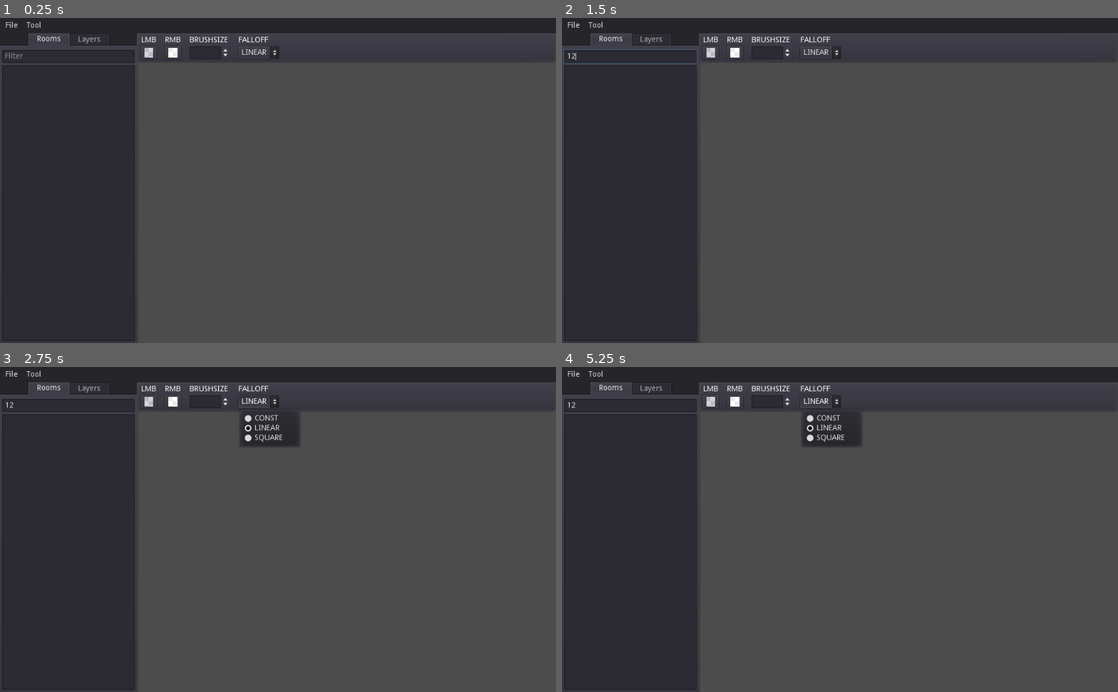
Above: before the commit, frames 1-4 (two rows, left to right).
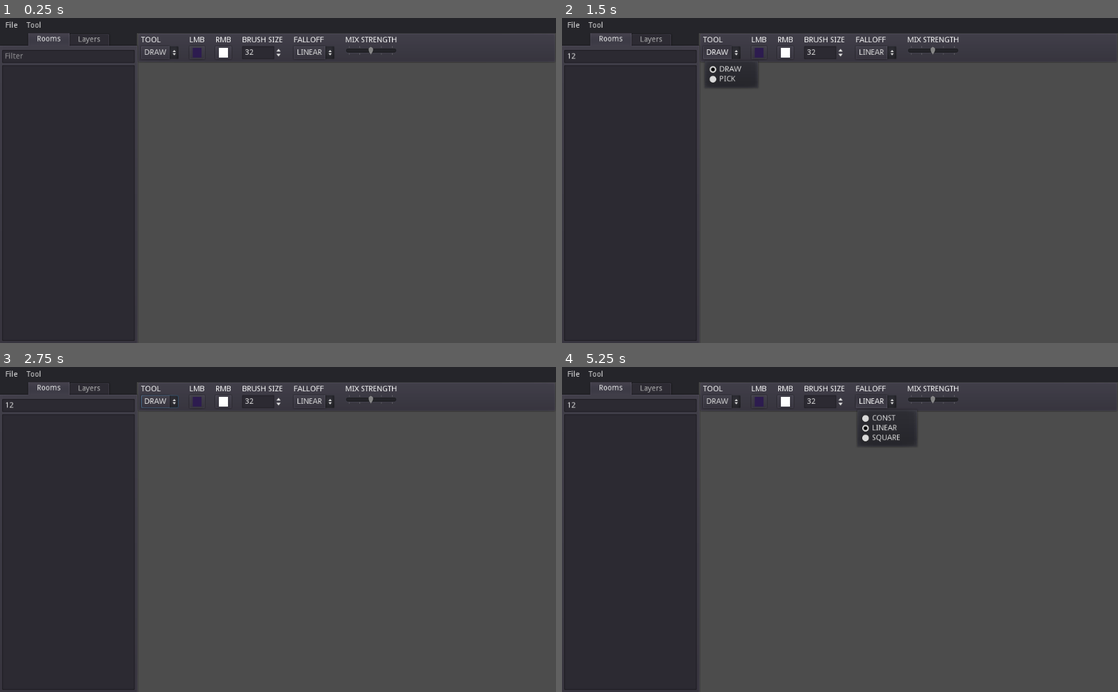
Above: after the commit, the same moments.

Repository: taedixon/vedge-godot-tool
Game: Godot game, scene res://ui/ui_main.tscn
Same seed, same stepped clock (60 frames per second), same inputs: the game is played once before the commit and once after it. The engine's default icon, where the game draws it, is replaced by a stand-in: a white triangle on a blue panel in a dark square.
Inputs (mouse positions are in pixels of both pictures, inside the frame that each line leads up to):
- Up to frame 1 (0.25 s): no input
- Up to frame 2 (1.5 s): click (628, 57) at 0.52 s; type "12" at 0.6 s; click (723, 53) at 1.25 s, where only the run after the commit has a clickable "DRAW"
- Up to frame 3 (2.75 s): click "LINEAR" at 2 s
- Up to frame 4 (5.25 s): click "File" at 2.75 s; click "Tool" at 3.5 s; click (723, 402) at 4.25 s, where only the run after the commit has a clickable "DRAW"; click "LINEAR" at 5 s

The runs differ from the first frame. In frame 1, 0.9% of the frame differs, in the area x 25-72%, y 5-13%; in frame 2, 1.7%; in frame 3, 1.9%; in frame 4, 2.8%, in the area x 25-72%, y 5-25%.
Error in both runs: Invalid type in function 'open' in base '_File'. Cannot convert argument 1 from Nil to String. (res://util/GmsAssetCache.gd:98)

Commit message:
refining control

Diff:
--- a/project.godot
+++ b/project.godot
@@ -56,22 +56,22 @@
 
 scroll_left={
 "deadzone": 0.5,
-"events": [ Object(InputEventKey,"resource_local_to_scene":false,"resource_name":"","device":0,"alt":false,"shift":false,"control":false,"meta":false,"command":false,"pressed":false,"scancode":65,"physical_scancode":0,"unicode":0,"echo":false,"script":null)
+"events": [ Object(InputEventKey,"resource_local_to_scene":false,"resource_name":"","device":0,"alt":false,"shift":false,"control":false,"meta":false,"command":false,"pressed":false,"scancode":65,"unicode":0,"echo":false,"script":null)
  ]
 }
 scroll_up={
 "deadzone": 0.5,
-"events": [ Object(InputEventKey,"resource_local_to_scene":false,"resource_name":"","device":0,"alt":false,"shift":false,"control":false,"meta":false,"command":false,"pressed":false,"scancode":87,"physical_scancode":0,"unicode":0,"echo":false,"script":null)
+"events": [ Object(InputEventKey,"resource_local_to_scene":false,"resource_name":"","device":0,"alt":false,"shift":false,"control":false,"meta":false,"command":false,"pressed":false,"scancode":87,"unicode":0,"echo":false,"script":null)
  ]
 }
 scroll_right={
 "deadzone": 0.5,
-"events": [ Object(InputEventKey,"resource_local_to_scene":false,"resource_name":"","device":0,"alt":false,"shift":false,"control":false,"meta":false,"command":false,"pressed":false,"scancode":68,"physical_scancode":0,"unicode":0,"echo":false,"script":null)
+"events": [ Object(InputEventKey,"resource_local_to_scene":false,"resource_name":"","device":0,"alt":false,"shift":false,"control":false,"meta":false,"command":false,"pressed":false,"scancode":68,"unicode":0,"echo":false,"script":null)
  ]
 }
 scroll_down={
 "deadzone": 0.5,
-"events": [ Object(InputEventKey,"resource_local_to_scene":false,"resource_name":"","device":0,"alt":false,"shift":false,"control":false,"meta":false,"command":false,"pressed":false,"scancode":83,"physical_scancode":0,"unicode":0,"echo":false,"script":null)
+"events": [ Object(InputEventKey,"resource_local_to_scene":false,"resource_name":"","device":0,"alt":false,"shift":false,"control":false,"meta":false,"command":false,"pressed":false,"scancode":83,"unicode":0,"echo":false,"script":null)
  ]
 }
 map_zoom_in={
--- a/scenes/gms_map.gd
+++ b/scenes/gms_map.gd
@@ -114,6 +114,9 @@
 func _draw():
 	draw_rect(bounds, Color.cyan, false)
 
+func layer_editable():
+	return active_layer != null && active_layer.visible
+
 func set_active_layer(layer):
 	active_layer = null
 	for node in layers_root.get_children():
@@ -122,9 +125,13 @@
 			break;
 
 func add_stroke_point(mb, params):
-	if active_layer:
+	if layer_editable():
 		active_layer.add_stroke_point(mb, get_local_mouse_position(), params)
 
-func end_stroke(params):
-	if active_layer:
-		active_layer.end_stroke(params)
+func end_stroke():
+	if layer_editable():
+		active_layer.end_stroke()
+
+func get_picked_colour():
+	if layer_editable():
+		return active_layer.get_colour(get_local_mouse_position())
--- a/scenes/light_editor.tscn
+++ b/scenes/light_editor.tscn
@@ -81,6 +81,7 @@
 [node name="light_toolbar" parent="." instance=ExtResource( 3 )]
 margin_left = 253.0
 
+[connection signal="colour_picked" from="map_container" to="light_toolbar" method="on_colour_pick"]
 [connection signal="focus_entered" from="map_container" to="map_container" method="on_focus_gain"]
 [connection signal="focus_exited" from="map_container" to="map_container" method="on_focus_loss"]
 [connection signal="mouse_entered" from="map_container" to="map_container" method="on_mouse_enter"]
--- a/scenes/light_layer.gd
+++ b/scenes/light_layer.gd
@@ -143,17 +143,16 @@
 		for ty in range(ymin, ymax+1):
 			var strength
 			var tilecoord = Vector2(tx*16, ty*16)
+			var exponent
 			match params.falloff:
 				"CONST":
-					if point.distance_to(tilecoord) <= params.radius:
-						strength = 1
-					else:
-						strength = 0
+					exponent = 0
 				"LINEAR":
-					strength = 1.0-(point.distance_to(tilecoord)/params.radius)
+					exponent = 1
 				"SQUARE":
-					strength = pow(1.0 - (point.distance_to(tilecoord)/params.radius), 2.0)
-			strength *= current_stroke.colour.a
+					exponent = 2
+			strength = pow(max(0, 1.0 - (point.distance_to(tilecoord)/params.radius)), exponent)
+			strength *= params.mix_amount
 			if strength > 0:
 				var encode = encode_pair(tx, ty)
 				if encode in current_stroke.points:
@@ -163,9 +162,9 @@
 					current_stroke.points[encode] = strength
 
 	if current_stroke.count > 12:
-		end_stroke(params)
+		end_stroke()
 
-func end_stroke(params):
+func end_stroke():
 	if !current_stroke:
 		return
 	var drawcol = current_stroke.colour
@@ -179,9 +178,14 @@
 	build_mesh()
 	current_stroke = null
 
-
 func encode_pair(x, y):
 	return x*10000 + y
 
 func decode_pair(n):
 	return [floor(n/10000), n % 10000]
+
+func get_colour(mousepos):
+	var x = clamp(floor(mousepos.x/16), 0, tile_w-1)
+	var y = clamp(floor(mousepos.y/16), 0, tile_h-1)
+	var col_idx = _p(x, y)
+	return colour_data[col_idx]
--- a/scenes/light_layer.tscn
+++ b/scenes/light_layer.tscn
@@ -8,3 +8,4 @@
 [node name="mesh" type="MeshInstance2D" parent="."]
 
 [node name="points" type="MeshInstance2D" parent="."]
+visible = false
--- a/scenes/map_container.gd
+++ b/scenes/map_container.gd
@@ -1,4 +1,6 @@
 extends Control
+
+signal colour_picked(mousebutton, colour)
 
 
 # Declare member variables here. Examples:
@@ -7,10 +9,12 @@
 var last_mouse_pos = Vector2()
 var mouse_travel = 0
 var draw_param = {
+	"tool": "DRAW",
 	"radius": 32,
 	"col_lmb": Color.maroon,
 	"col_rmb": Color.darkslateblue,
-	"falloff": "SQUARE"
+	"falloff": "SQUARE",
+	"mix": 0.5,
 }
 
 # Called when the node enters the scene tree for the first time.
@@ -59,13 +63,21 @@
 		mb = BUTTON_LEFT
 	elif (Input.get_mouse_button_mask() & BUTTON_MASK_RIGHT) != 0:
 		mb = BUTTON_RIGHT
-	if mb != 0:
-		if mouse_travel > 2:
-			map.add_stroke_point(mb, draw_param)
-			mouse_travel = 0
-	else:
-		mouse_travel = 0
-		map.end_stroke(draw_param)
+
+	match draw_param.tool:
+		"DRAW":
+			if mb != 0:
+				if mouse_travel > 2:
+					map.add_stroke_point(mb, draw_param)
+					mouse_travel = 0
+			else:
+				mouse_travel = 0
+				map.end_stroke()
+		"PICK":
+			if mb != 0:
+				var col = map.get_picked_colour()
+				if col:
+					emit_signal("colour_picked", mb, col)
 
 func on_focus_loss():
 	update()
@@ -76,11 +88,25 @@
 func _draw():
 	if has_focus():
 		draw_rect(Rect2(0, 0, rect_size.x, rect_size.y), Color.wheat, false)
-		draw_arc(last_mouse_pos, draw_param.radius * map.scale.x, 0, 2*PI, 16, Color.magenta)
+		if map.layer_editable():
+			match draw_param.tool:
+				"DRAW":
+					draw_arc(last_mouse_pos, draw_param.radius * map.scale.x, 0, 2*PI, 16, Color.magenta)
+				"PICK":
+					var drawcol = map.get_picked_colour()
+					if !drawcol:
+						drawcol = Color.black
+					draw_circle(last_mouse_pos, 6, drawcol)
+		else:
+			var offsetA = Vector2(8, 8)
+			var offsetB = Vector2(-8, 8)
+			draw_line(last_mouse_pos + offsetA, last_mouse_pos - offsetA, Color.red, 2)
+			draw_line(last_mouse_pos + offsetB, last_mouse_pos - offsetB, Color.red, 2)
+
 
 func on_mouse_exit():
 	release_focus()
-	map.end_stroke(draw_param)
+	map.end_stroke()
 
 func on_mouse_enter():
 	grab_focus()
--- a/ui/light_toolbar.gd
+++ b/ui/light_toolbar.gd
@@ -6,12 +6,15 @@
 onready var input_col_rmb = $GridContainer/col_rmb
 onready var input_radius = $GridContainer/radius_select
 onready var input_falloff = $GridContainer/falloff_select
+onready var input_tool = $GridContainer/tool_select
 
 var draw_param = {
+	"tool": "DRAW",
 	"radius": 32,
 	"col_lmb": Color.maroon,
 	"col_rmb": Color.darkslateblue,
-	"falloff": "SQUARE"
+	"falloff": "SQUARE",
+	"mix_amount": 0.5,
 }
 
 func _ready():
@@ -19,6 +22,20 @@
 	draw_param.col_lmb = input_col_lmb.color
 	draw_param.col_rmb = input_col_rmb.color
 	draw_param.falloff = input_falloff.get_item_text(input_falloff.get_selected_id())
+	emit_signal("draw_param_changed", draw_param)
+
+func on_colour_pick(mousebutton, col):
+	col.a = 1
+	if mousebutton == BUTTON_LEFT:
+		input_col_lmb.color = col
+		draw_param.col_lmb = col
+	else:
+		input_col_rmb.color = col
+		draw_param.col_rmb = col
+	emit_signal("draw_param_changed", draw_param)
+
+func on_tool_change(idx):
+	draw_param.tool = input_tool.get_item_text(idx)
 	emit_signal("draw_param_changed", draw_param)
 
 func on_col_lmb_change(col):
@@ -36,3 +53,7 @@
 func on_falloff_change(idx):
 	draw_param.falloff = input_falloff.get_item_text(idx)
 	emit_signal("draw_param_changed", draw_param)
+
+func on_mix_change(mix):
+	draw_param.mix_amount = mix
+	emit_signal("draw_param_changed", draw_param)
--- a/ui/light_toolbar.tscn
+++ b/ui/light_toolbar.tscn
@@ -15,49 +15,72 @@
 margin_top = 7.0
 margin_right = 1017.0
 margin_bottom = 49.0
-custom_constants/hseparation = 16
-columns = 4
+custom_constants/hseparation = 20
+columns = 6
+
+[node name="label_tool" type="Label" parent="GridContainer"]
+margin_right = 69.0
+margin_bottom = 14.0
+text = "TOOL"
 
 [node name="label_col_lmb" type="Label" parent="GridContainer"]
-margin_right = 28.0
+margin_left = 89.0
+margin_right = 117.0
 margin_bottom = 14.0
 text = "LMB"
 
 [node name="label_col_rmb" type="Label" parent="GridContainer"]
-margin_left = 44.0
-margin_right = 73.0
+margin_left = 137.0
+margin_right = 166.0
 margin_bottom = 14.0
 text = "RMB"
 
 [node name="label_brush_size" type="Label" parent="GridContainer"]
-margin_left = 89.0
-margin_right = 163.0
+margin_left = 186.0
+margin_right = 261.0
 margin_bottom = 14.0
-text = "BRUSHSIZE"
+text = "BRUSH SIZE"
 
-[node name="Label" type="Label" parent="GridContainer"]
-margin_left = 179.0
-margin_right = 254.0
+[node name="label_falloff" type="Label" parent="GridContainer"]
+margin_left = 281.0
+margin_right = 356.0
 margin_bottom = 14.0
 text = "FALLOFF"
 
+[node name="label_mix" type="Label" parent="GridContainer"]
+margin_left = 376.0
+margin_right = 471.0
+margin_bottom = 14.0
+text = "MIX STRENGTH"
+
+[node name="tool_select" type="OptionButton" parent="GridContainer"]
+margin_top = 18.0
+margin_right = 69.0
+margin_bottom = 42.0
+text = "DRAW"
+items = [ "DRAW", null, false, 0, null, "PICK", null, false, 1, null ]
+selected = 0
+
 [node name="col_lmb" type="ColorPickerButton" parent="GridContainer"]
+margin_left = 89.0
 margin_top = 18.0
-margin_right = 28.0
+margin_right = 117.0
 margin_bottom = 42.0
-color = Color( 0.176471, 0.109804, 0.309804, 0.196078 )
+color = Color( 0.176471, 0.109804, 0.309804, 1 )
+edit_alpha = false
 
 [node name="col_rmb" type="ColorPickerButton" parent="GridContainer"]
-margin_left = 44.0
+margin_left = 137.0
 margin_top = 18.0
-margin_right = 73.0
+margin_right = 166.0
 margin_bottom = 42.0
-color = Color( 1, 1, 1, 0.290196 )
+color = Color( 1, 1, 1, 1 )
+edit_alpha = false
 
 [node name="radius_select" type="SpinBox" parent="GridContainer"]
-margin_left = 89.0
+margin_left = 186.0
 margin_top = 18.0
-margin_right = 163.0
+margin_right = 261.0
 margin_bottom = 42.0
 min_value = 16.0
 max_value = 320.0
@@ -65,15 +88,32 @@
 value = 32.0
 
 [node name="falloff_select" type="OptionButton" parent="GridContainer"]
-margin_left = 179.0
+margin_left = 281.0
 margin_top = 18.0
-margin_right = 254.0
+margin_right = 356.0
 margin_bottom = 42.0
 text = "LINEAR"
 items = [ "CONST", null, false, 0, null, "LINEAR", null, false, 1, null, "SQUARE", null, false, 2, null ]
 selected = 1
 
+[node name="mix_strength" type="HSlider" parent="GridContainer"]
+margin_left = 376.0
+margin_top = 18.0
+margin_right = 471.0
+margin_bottom = 34.0
+min_value = 0.01
+max_value = 1.0
+step = 0.01
+value = 0.5
+tick_count = 5
+ticks_on_borders = true
+__meta__ = {
+"_edit_use_anchors_": false
+}
+
+[connection signal="item_selected" from="GridContainer/tool_select" to="." method="on_tool_change"]
 [connection signal="color_changed" from="GridContainer/col_lmb" to="." method="on_col_lmb_change"]
 [connection signal="color_changed" from="GridContainer/col_rmb" to="." method="on_col_rmb_change"]
 [connection signal="value_changed" from="GridContainer/radius_select" to="." method="on_radius_change"]
 [connection signal="item_selected" from="GridContainer/falloff_select" to="." method="on_falloff_change"]
+[connection signal="value_changed" from="GridContainer/mix_strength" to="." method="on_mix_change"]
